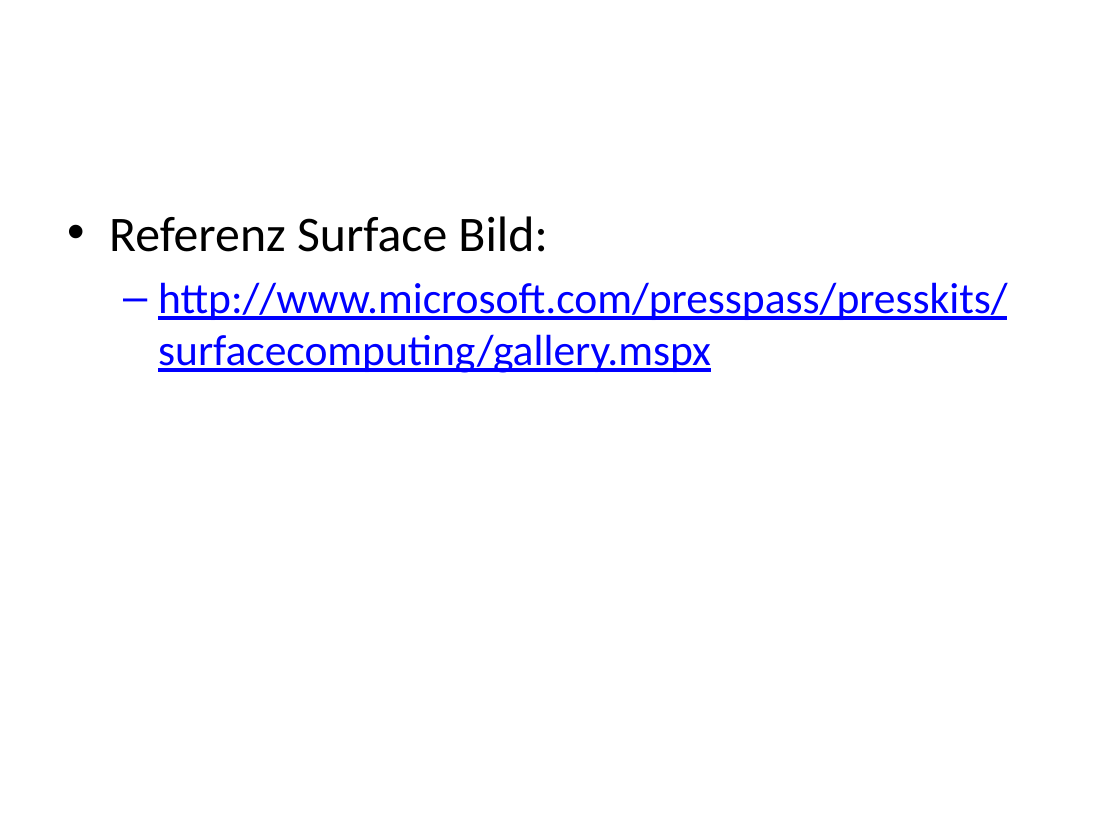
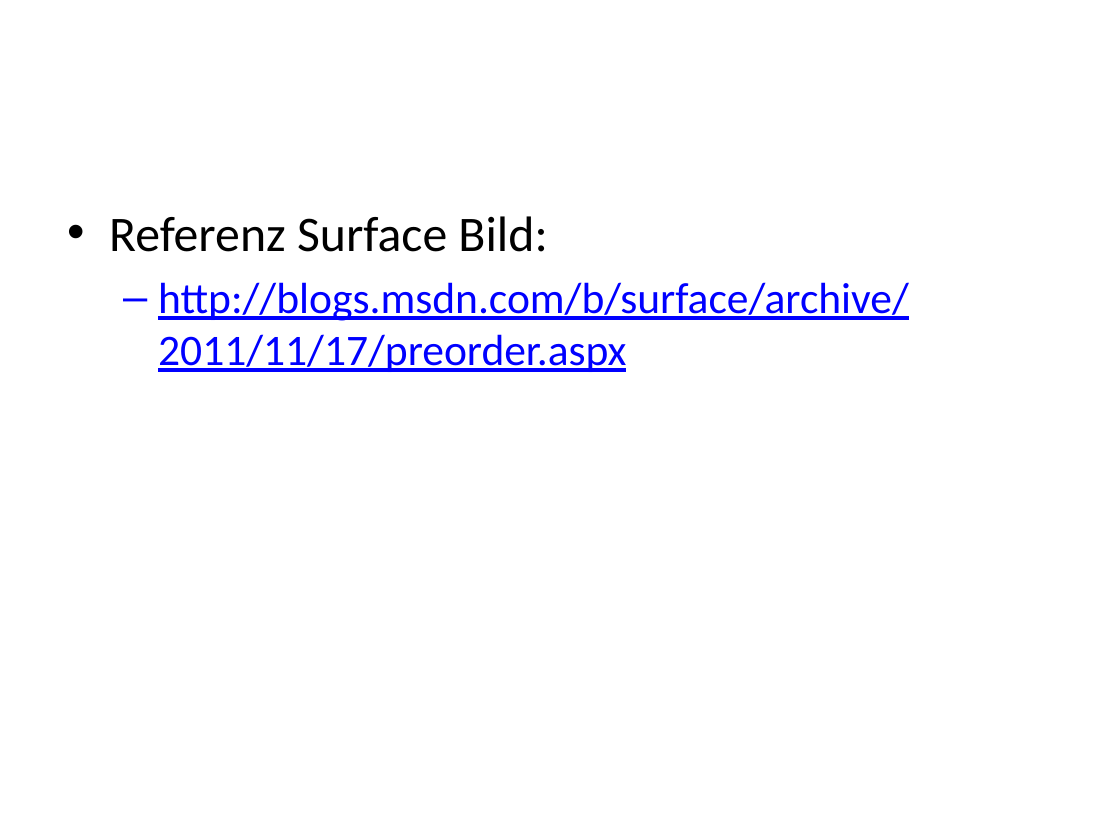
Before and after one commit to lukaselmer/student-thesis-flip, a slide deck: slide 2 of doc/03_Technischer_Bericht_Teil_2/04_Entwurf/systemuebersicht.pptx. Drawn at 1120x840 pixels with LibreOffice and Linux fonts; fonts in the diff are those of the drawing. Boxes give left, top, right and bottom in pixels: in the first picture for what was removed or moved away, otherwise in the second. Text is boxed around its words. In the diff, an @@ line names an element or a change of style, - is before the commit and + after.

```diff
--- a/doc/03_Technischer_Bericht_Teil_2/04_Entwurf/systemuebersicht.pptx
+++ b/doc/03_Technischer_Bericht_Teil_2/04_Entwurf/systemuebersicht.pptx
@@ text at (158,282,909,372): text changed @@
-  – http://www.microsoft.com/presspass/presskits/surfacecomputing/gallery.mspx
+  – http://blogs.msdn.com/b/surface/archive/2011/11/17/preorder.aspx
```
Also in this commit, not shown: 1 other slide changed, 2 other files.
